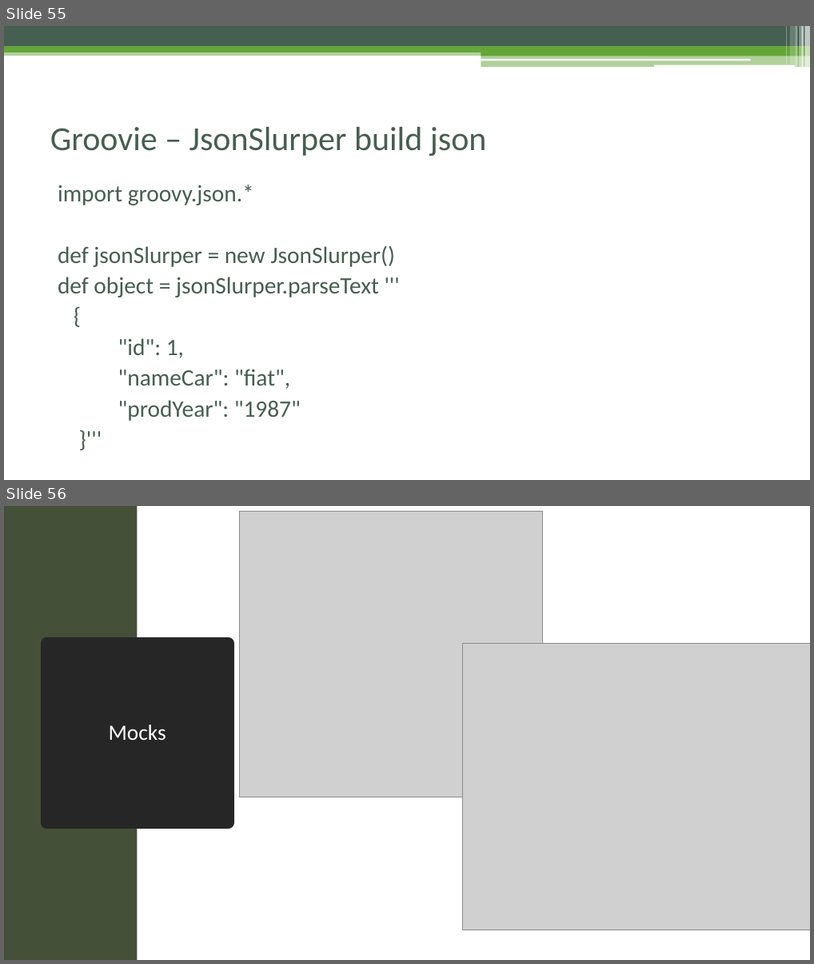
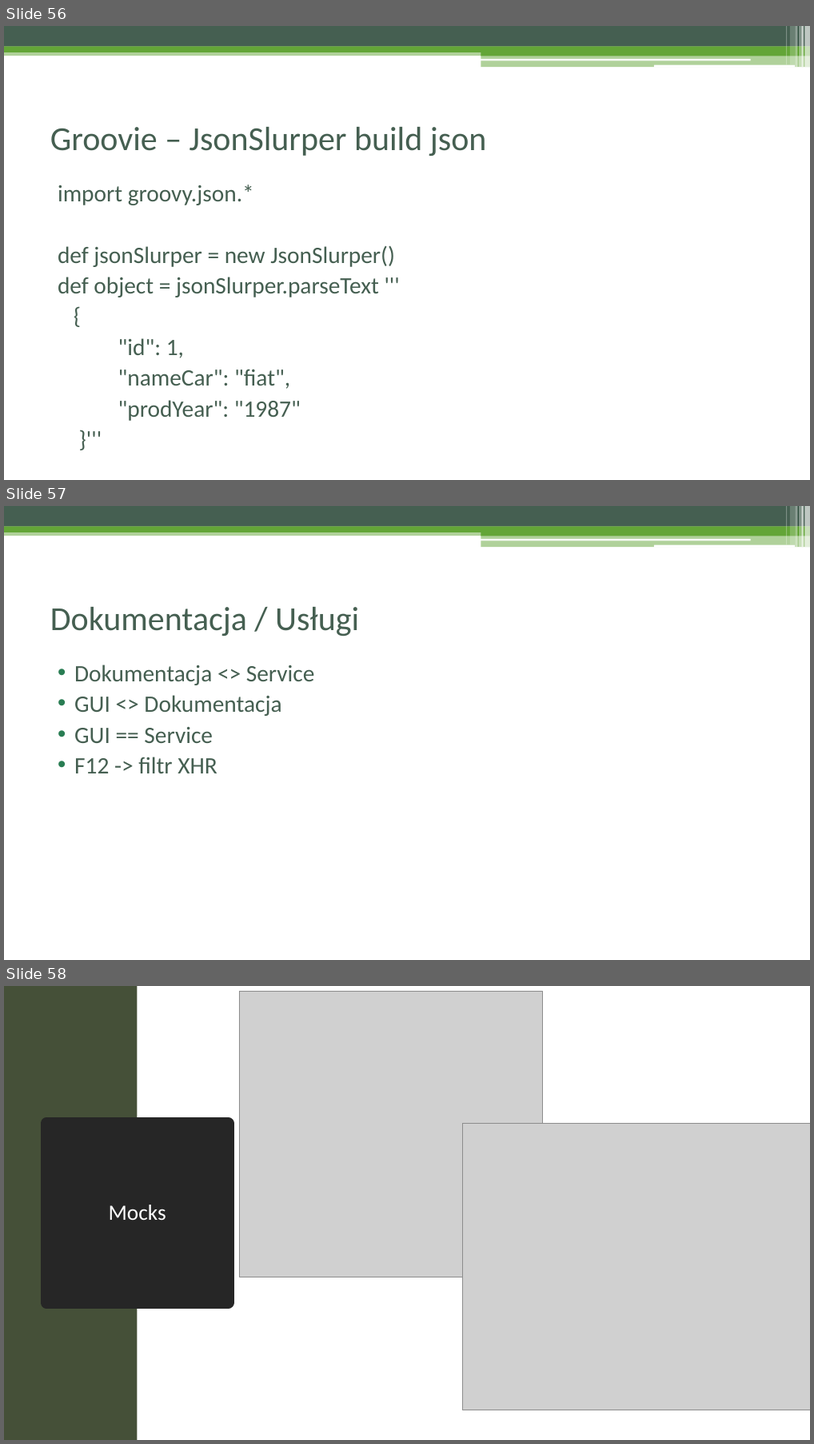
Before and after one commit to czyzyk29/SoapUI_Workshop, a slide deck: Warsztat_soapUI.pptx. Shown one above the other, each under a label of ours: slides 55 and 56 before the commit, slides 56, 57 and 58 after it. The pictures are 814x964 and 814x1444 pixels, drawn with LibreOffice and Linux fonts; fonts in the diff are those of the drawing; grey boxes stand for pictures. Boxes give left, top, right and bottom in pixels: in the first picture for what was removed or moved away, otherwise in the second. Text is boxed around its words. In the diff, an @@ line names an element or a change of style, - is before the commit and + after.

```diff
--- a/Warsztat_soapUI.pptx
+++ b/Warsztat_soapUI.pptx
@@ slide 57 added at bbox=[4, 506, 810, 960], background #FFFFFF; not listed: 13 template elements that a slide beside it also shows @@
@@ title added at bbox=[50, 607, 359, 636], 40 pt, text #455F51 @@
+Dokumentacja / Usługi
@@ text added at bbox=[74, 664, 315, 773], 28 pt, text #455F51 @@
+• Dokumentacja <> Service
+• GUI <> Dokumentacja
+• GUI == Service
+• F12 -> filtr XHR
@@ what was slide 55 is now slide 56 @@
@@ what was slide 56 is now slide 58 @@
```
Also in this commit, not shown: 16 slides changed, 1 other slide added, 10 other files.
